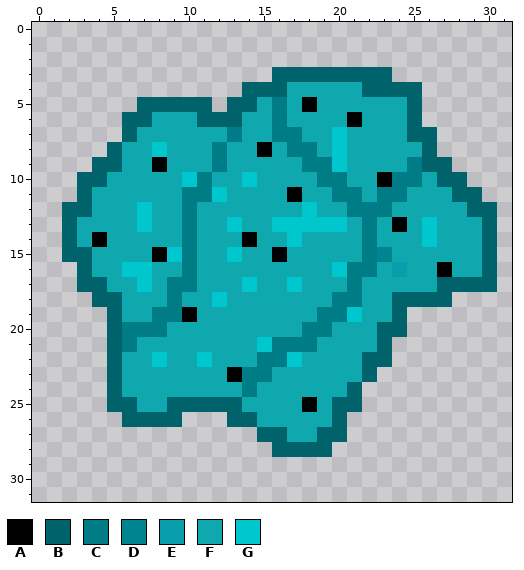
One commit to this pixel-art sprite: sprites/voidium.png. This is how it looked before the edit.
The file is 32x32 pixels.
Palette (. is transparent): A #000000  B #00626b  C #007c87  D #008490  E #099eac  F #0ea8ae  G #00c6ce
Pixels before, first column x 2:
 3 ..............BBBBBBBB.......
 4 ............BBBFFFFFBBBB.....
 5 .....BBBBB.BBFCFAFFFFFFB.....
 6 ....BBFFFBBBFFCFFFFAFFFB.....
 7 ....BFFFFFFCFFCCFFGFFFFBB....
 8 ...BFFGFFFCFFAFCCFGFFFFFB....
 9 ..BBFFAFFFCFFFFFCCGFFFFCBB...
10 .BBFFFFFGCFFGFFFFCCFFACCFBB..
11 .BFFFFFFCCGFFFFAFFCCFCCFFFBB.
12 BBFFFGFFCFFFFFFFGFFCCCFFFFFBB
13 BFFFFGFFCFFGFFGGGGGFCFAFGFFFB
14 BFAFFFFFCFFFAFFGFFFFCFFFGFFFB
15 BBFFFFAGCFFGFFAFFFFFCDFFFFFFB
16 .BFFGGFFCFFFFFFFFFGCCFEFFAFFB
17 .BBFFGFCCFFFGFFGFFFCFFFFFBBBB
18 ..BBFFFCFFGFFFFFFFCCFFBBBB...
19 ...BFFCCAFFFFFFFFCCGFFB......
20 ...BCCCFFFFFFFFFCCFFFBB......
21 ...BCFFFFFFFFGCCCFFFFB.......
22 ...BFFGFFGFFFCCGFFFFBB.......
23 ...BFFFFFFFACCFFFFFFB........
24 ...BFFFFFFFFCFFFFFFB.........
25 ...BBFFBBBBBFFFFAFBB.........
26 ....BBBB...BBFFFFFB..........
27 .............BBFFBB..........
28 ..............BBBB...........
And afterwards:
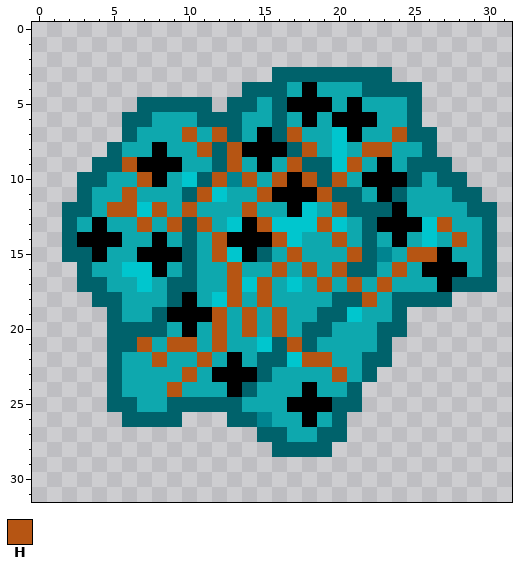
Colours new in this view: H #b65513
The edit:
Changed rows in their new state; - is an unchanged pixel.
first column x 3:
 4 ---------------A----------
 5 -------------BA-A-A-------
 6 -------------B-A-A-A------
 7 -------H-HB-ABH---A--H----
 8 -----A--HBHA-ABH---HH-----
 9 ---HA-A--BH-A-HBB-H-A-B---
10 ----HA--BHDH-HAHBH-A-AB---
11 ---H---BH---HA-AHBB-AB----
12 --HH-H-H---H--A--HBBBA----
13 -A--H-HBH--AH---H--BA-A-H-
14 A-A--A-B-HA-AH---H-B-A---H
15 -A--A-AB-H-ABFH---HB--HHA-
16 -----A-B--H--H-H-HBB-H-A-A
17 ------BB--H-H---H-H-H---A-
18 ------BA--H-H----BBH------
19 -----BA-AH-H-H--BB--------
20 ---BBB-A-H-H-H-BB---------
21 ---BH-HH-H---BHB----------
22 -----H--H-A-BB-HH---------
23 -------H-A-AB----H--------
24 ------H---AB---A----------
25 --------------A-A---------
26 ------------D--A----------
